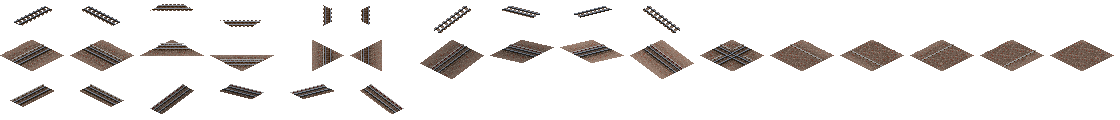
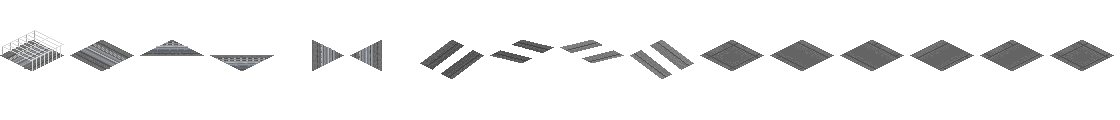
Comparing the layer stacks of the two 1120x120 images. Changes:
hid "Slope Shade" over (151, 40, 554, 114)
hid group "1435/1372" (9 layers) over (10, 4, 1036, 114)
hid group "Metro" (3 layers) over (12, 43, 1036, 109)
added layer "Guideway roofing" above "Guideway" over (2, 30, 64, 71)
added layer "Guideway" above "Dual 2" over (8, 42, 373, 69)
hid group "Ballast" (2nd of 2) (8 layers) over (0, 16, 1114, 114)
showed "Urban Underlay" over (0, 40, 1114, 79)
